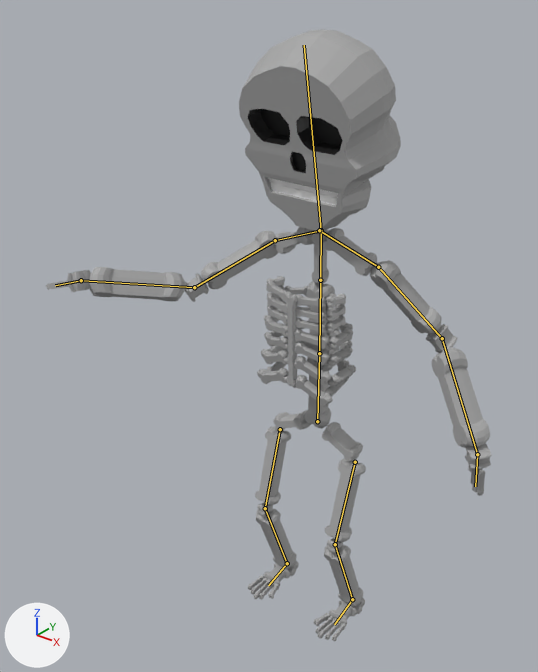
The Blender file models/units/Ashbone Citadel/Skeleton/skeleton.blend: old version first, new version second.
Rendered twice from a 50 mm camera at (1.026, -1.552, 1.809) aimed at (-0.09, -0.156, 0.944). Lighting does not change. The marker at lower left points along +X, +Y and +Z. The picture after the commit comes second. Both versions are drawn at frame 20 of the action 'Idle-loop'; the numbers are the values there. The bones that bend it are drawn over the model as lines.

The first picture shows 'Skeleton'.
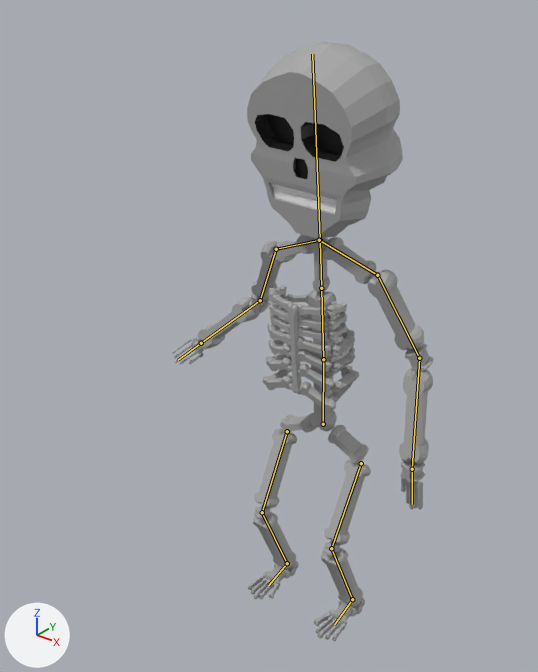
What differs and where, as boxes (x1, y1, x2, y2) in the pictures (538 x 672 px):
'Skeleton', posed (41% narrower): before (46, 29, 492, 641); after (172, 42, 434, 641)
bone 'Root', root to tip: before (317, 421) to (319, 353); after (323, 424) to (323, 359)
bone 'Head', root to tip: before (321, 230) to (304, 45); after (320, 240) to (312, 54)
bone 'ElbowLower.R', root to tip: before (275, 240) to (194, 287); after (276, 249) to (260, 300)
bone 'ElbowUpper.R', root to tip: before (194, 287) to (81, 280); after (260, 300) to (201, 343)
bone 'Hand.R', root to tip: before (81, 280) to (55, 285); after (201, 343) to (178, 360)
bone 'ElbowLower.L', root to tip: before (378, 267) to (442, 338); after (377, 275) to (419, 358)
bone 'ElbowUpper.L', root to tip: before (442, 338) to (477, 454); after (419, 358) to (412, 469)
bone 'Hand.L', root to tip: before (477, 454) to (475, 486); after (412, 469) to (412, 504)

What the commit changed:
Bone 'Root' (bone_root) moves from (0.002, -0.019, 0.033) to (0.0, -0.047, 0.0).
Bone 'Root' (bone_root) turns from (0, 0, 0) to (3, 0, 0) degrees about its own x, y and z.
Bone 'Head' (bone_head) turns from (11, 1, -1) to (4, -2, -2) degrees about its own x, y and z.
Bone 'ElbowLower.R' (bone_elbowlower_r) turns from (49, -27, 12) to (-12, -8, 62) degrees about its own x, y and z.
Bone 'ElbowUpper.R' (bone_elbowupper_r) turns from (-7, -47, -34) to (18, 16, -18) degrees about its own x, y and z.
Bone 'Hand.R' (bone_hand_r) turns from (-3, -18, 57) to (10, -20, -2) degrees about its own x, y and z.
Bone 'ElbowLower.L' (bone_elbowlower_l) turns from (-21, 28, -62) to (-9, 4, -66) degrees about its own x, y and z.
Bone 'ElbowUpper.L' (bone_elbowupper_l) turns from (32, -9, 13) to (26, -8, -19) degrees about its own x, y and z.
Bone 'Hand.L' (bone_hand_l) turns from (-10, 15, -48) to (-19, 23, -10) degrees about its own x, y and z.
